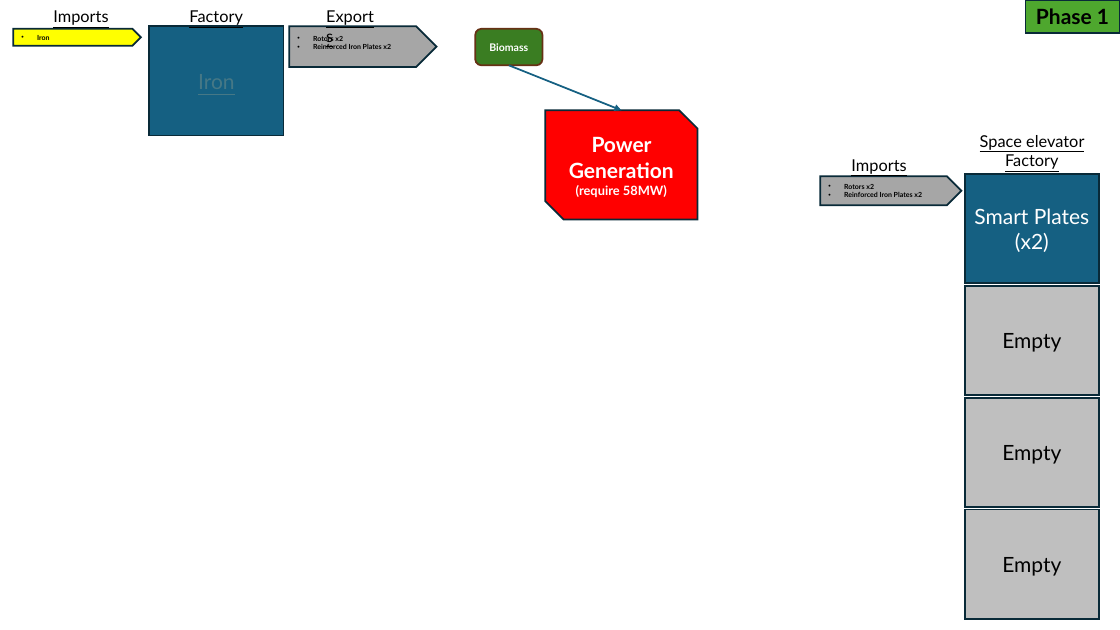
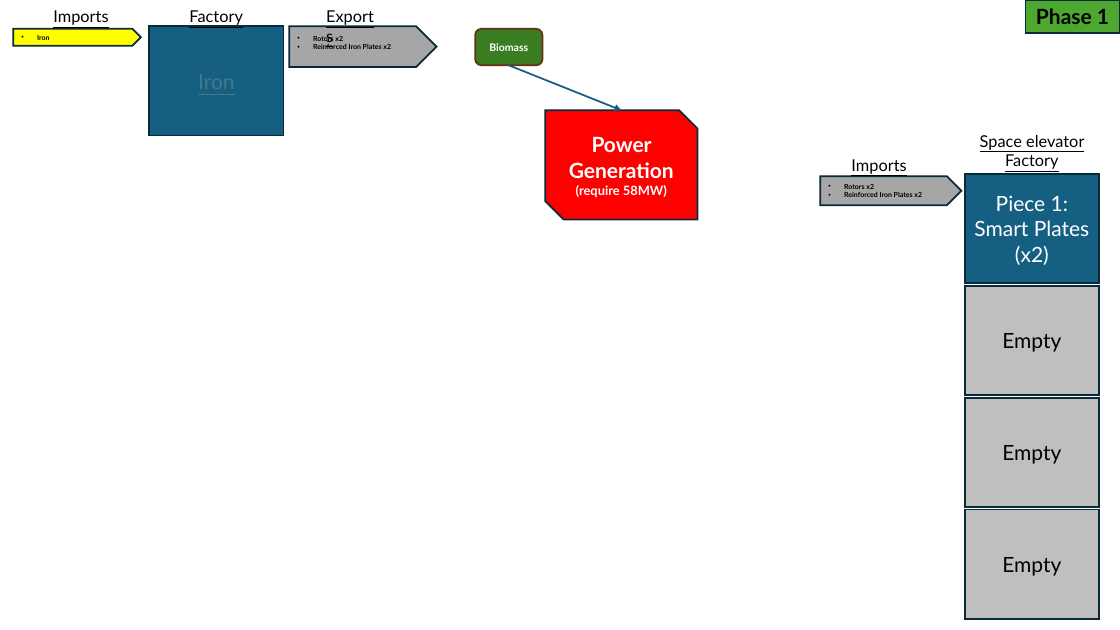
Before and after one commit to samsmithnz/SatisfactoryPlanning, a slide deck: slide 2 of SatisfactoryPlanning.pptx. Drawn at 1120x630 pixels with LibreOffice and Linux fonts; fonts in the diff are those of the drawing. Boxes give left, top, right and bottom in pixels: in the first picture for what was removed or moved away, otherwise in the second. Text is boxed around its words. In the diff, an @@ line names an element or a change of style, - is before the commit and + after.

```diff
--- a/SatisfactoryPlanning.pptx
+++ b/SatisfactoryPlanning.pptx
@@ text in rectangle at <box>974,195,1089,265</box>: text changed @@
-Smart Plates
-(x2)
+Piece 1:
+Smart Plates
+(x2)
```
Also in this commit, not shown: 4 other slides changed.
